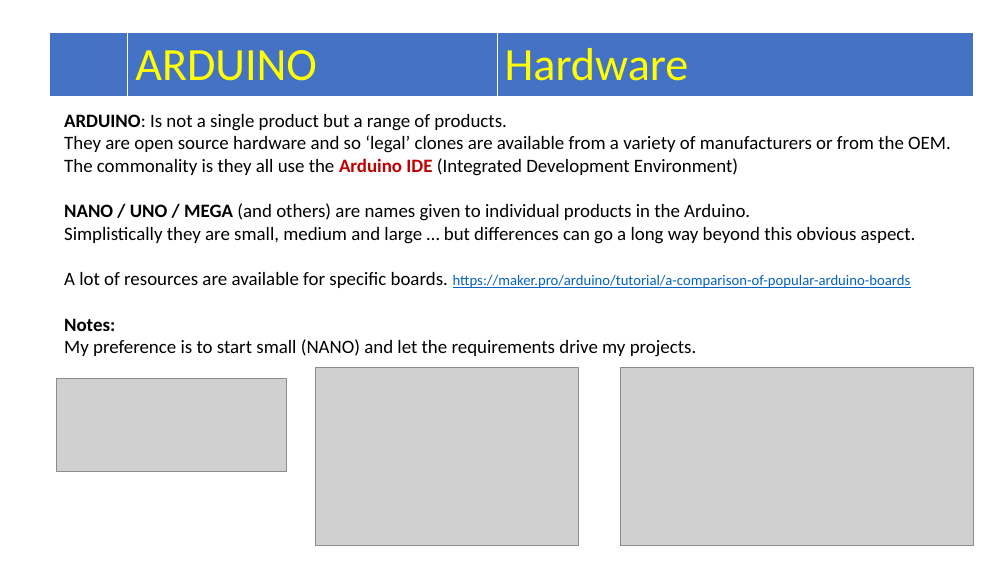
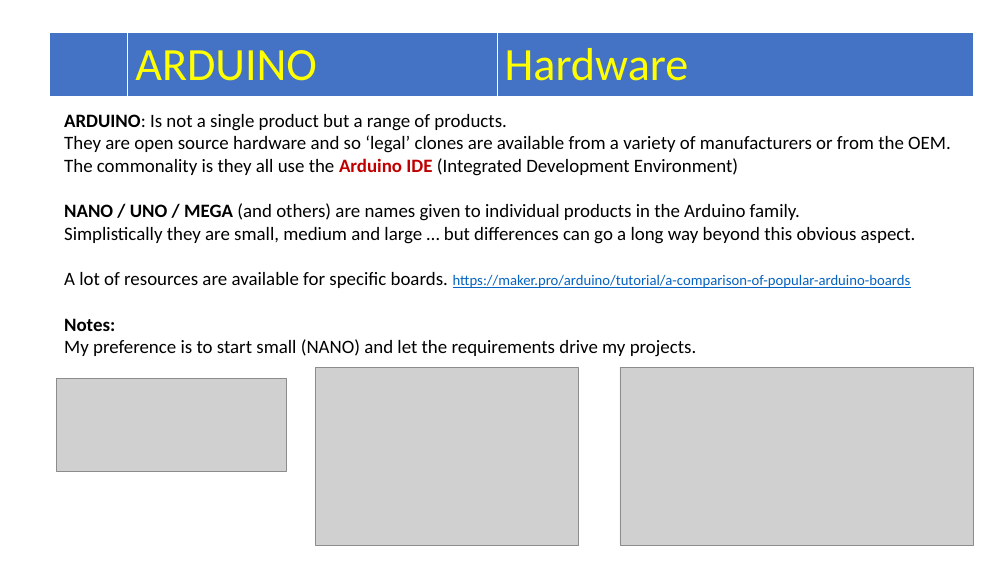
Before and after one commit to Alan-Lomax/MERG-SIG-Presentations, a slide deck: slide 4 of Arduino IO Compendium.pptx. Drawn at 1008x567 pixels with LibreOffice and Linux fonts; fonts in the diff are those of the drawing; grey boxes stand for pictures. Boxes give left, top, right and bottom in pixels: in the first picture for what was removed or moved away, otherwise in the second. Text is boxed around its words. In the diff, an @@ line names an element or a change of style, - is before the commit and + after.

Commit message:
Update Arduino IO Compendium.pptx
Has been checked.

```diff
--- a/Arduino IO Compendium.pptx
+++ b/Arduino IO Compendium.pptx
@@ text at (64,203,800,221): text changed @@
-NANO / UNO / MEGA (and others) are names given to individual products in the Arduino.
+NANO / UNO / MEGA (and others) are names given to individual products in the Arduino family.
```
Also in this commit, not shown: 4 other slides changed.
